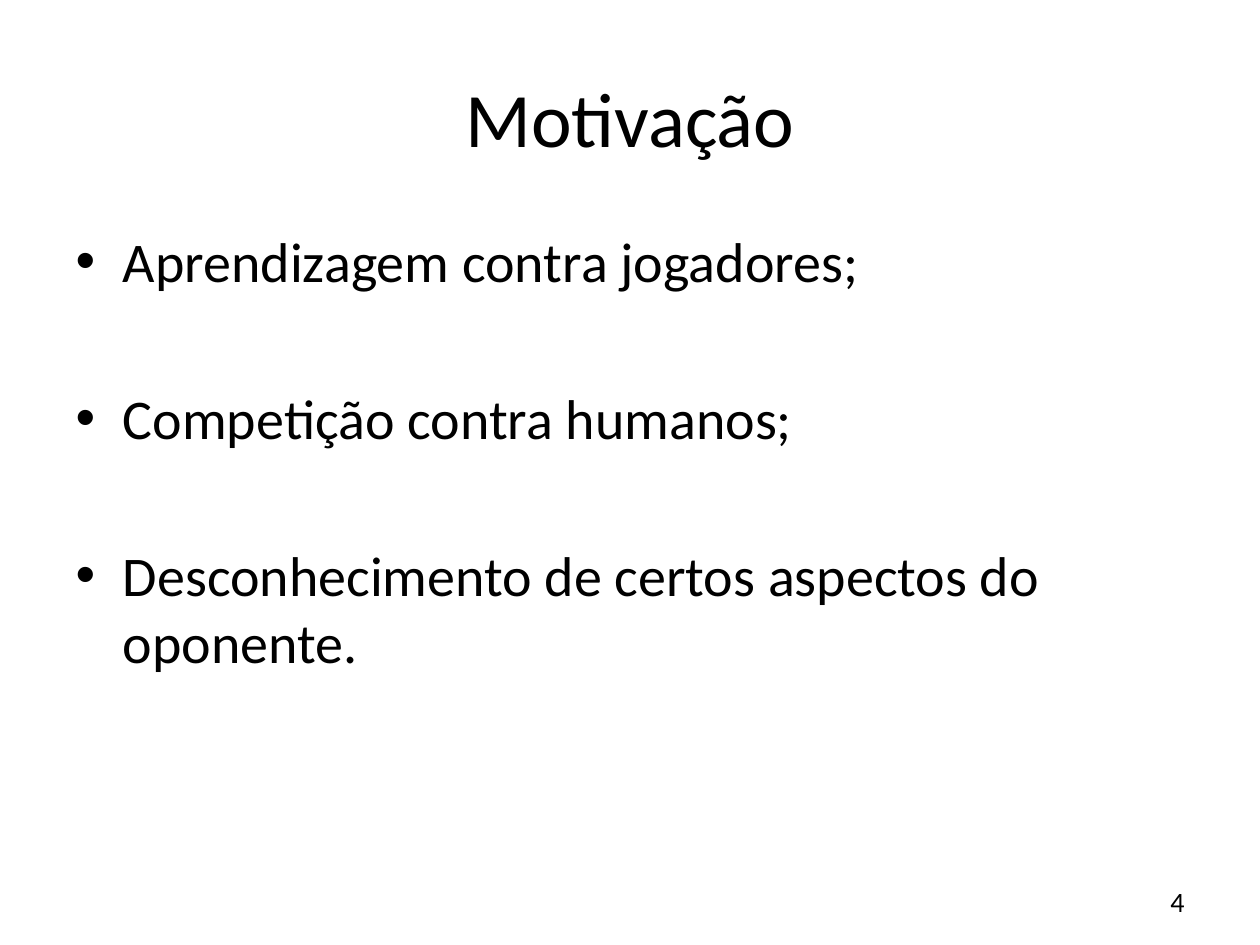
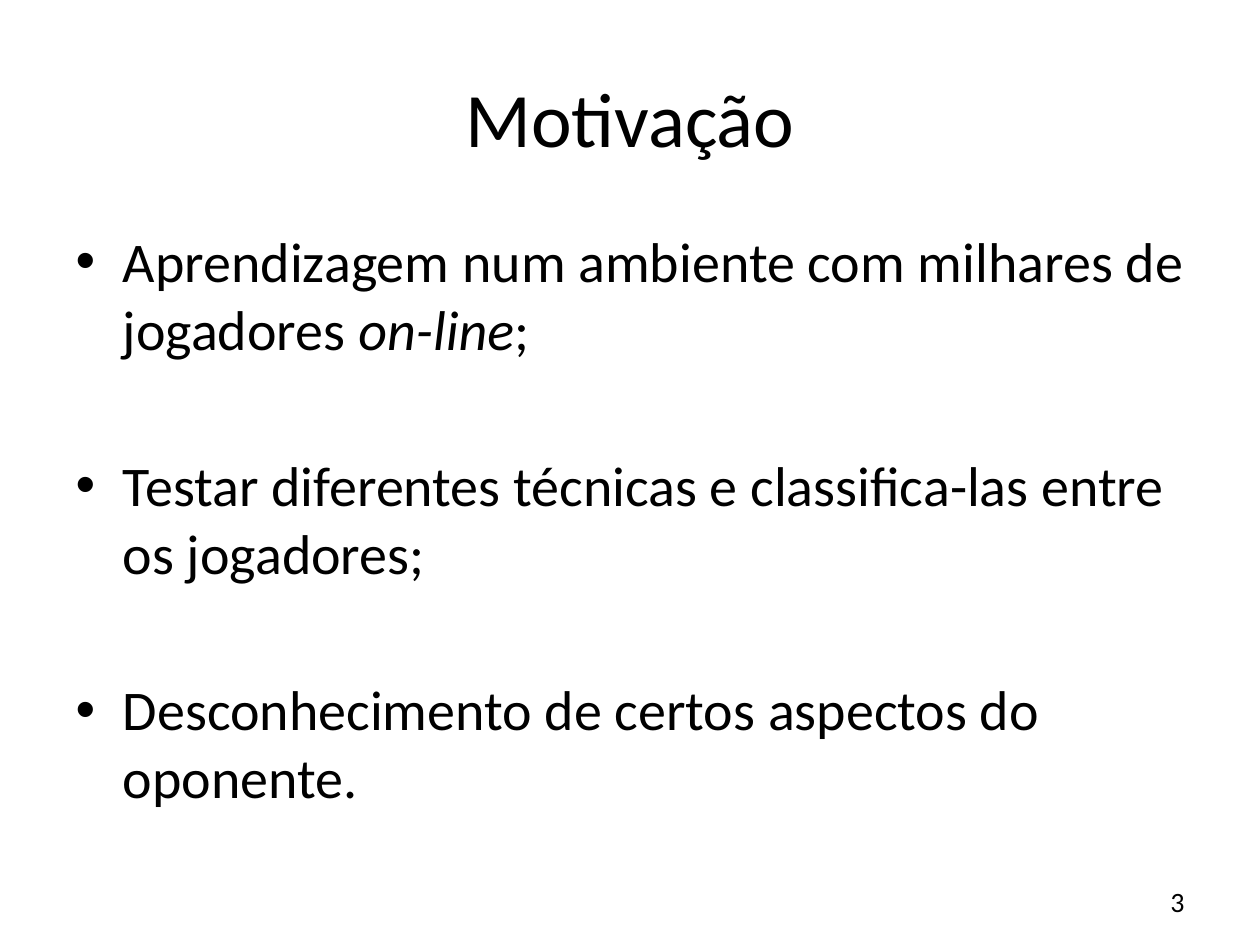
Before and after one commit to JonathanOhara/dissertacao, a slide deck: slide 3 of Apresentação Qualificação.pptx (slide 4 before the commit). Drawn at 1260x945 pixels with LibreOffice and Linux fonts; fonts in the diff are those of the drawing; background and template pictures are left out. Boxes give left, top, right and bottom in pixels: in the first picture for what was removed or moved away, otherwise in the second. Text is boxed around its words. In the diff, an @@ line names an element or a change of style, - is before the commit and + after.

```diff
--- a/Apresentação Qualificação.pptx
+++ b/Apresentação Qualificação.pptx
@@ text at (123,243,1183,584): text changed @@
-• Aprendizagem contra jogadores;
-• Competição contra humanos;
+• Aprendizagem num ambiente com milhares de jogadores on-line;
+• Testar diferentes técnicas e classifica-las entre os jogadores;
@@ page number at (1170,894,1184,913): text changed @@
-4
+3
```
Also in this commit, not shown: 1 slide added, 2 slides removed.
